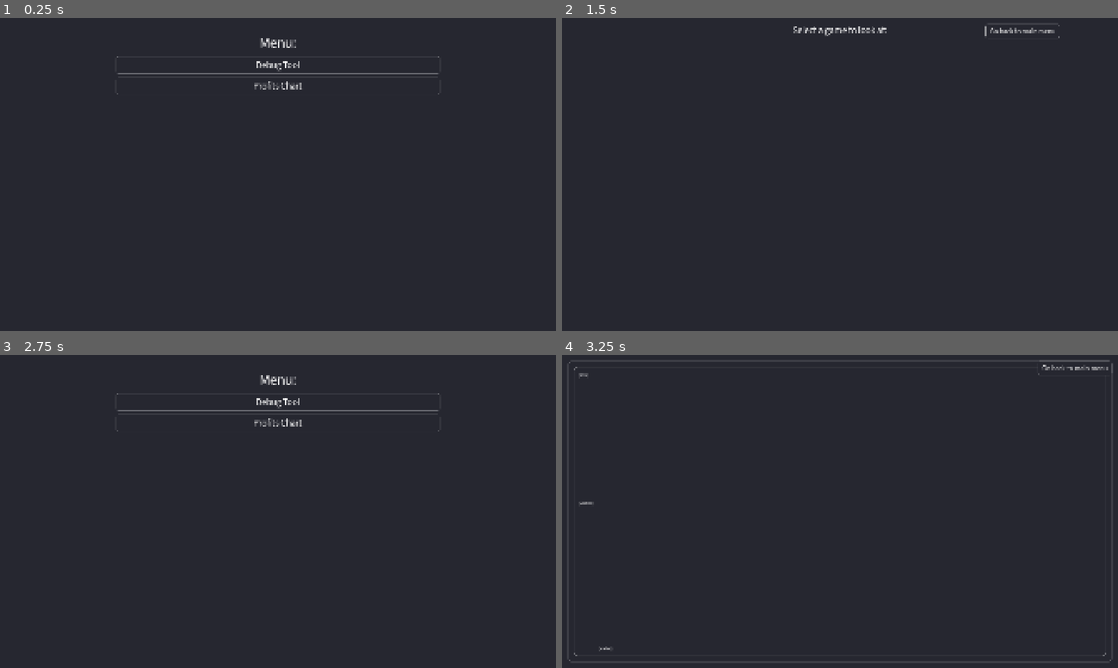
Above: before the commit, frames 1-4 (two rows, left to right).
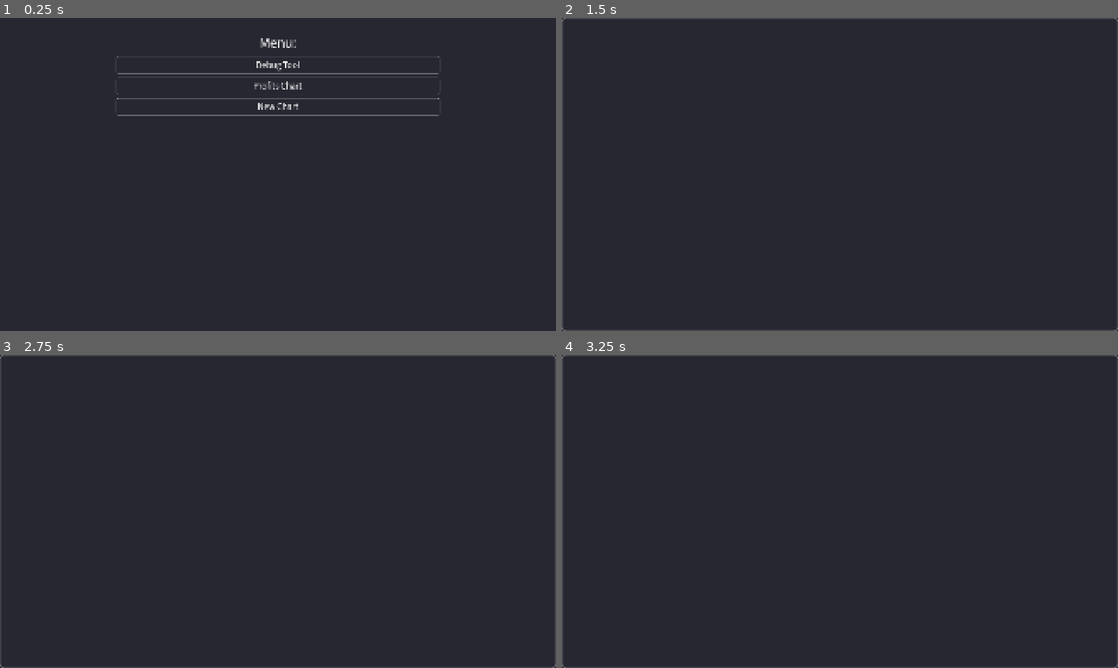
Above: after the commit, the same moments.

Repository: TaianRmos/are-ya-winamaxing-son
Game: Godot game, scene res://scenes/main_menu.tscn
Same seed, same stepped clock (60 frames per second), same inputs: the game is played once before the commit and once after it. This scene is started directly instead of the project's main scene.
Inputs (mouse positions are in pixels of both pictures, inside the frame that each line leads up to):
- Up to frame 1 (0.25 s): no input
- Up to frame 2 (1.5 s): click (840, 105) at 0.5 s, where only the run after the commit has a clickable "New Chart"; click (840, 64) at 1.25 s, where only the run before the commit has a clickable "Debug Tool"
- Up to frame 3 (2.75 s): click (461, 367) at 2 s, where only the run before the commit has a clickable "Go back to main menu"
- Up to frame 4 (3.25 s): click (840, 423) at 2.75 s, where only the run before the commit has a clickable "Profits Chart"

The runs differ from the first frame. In frame 1, 0.6% of the frame differs, in the area x 21-79%, y 25-32%; in frame 2, 1.7%; in frame 3, 2.0%, in the area x 0-100%, y 0-100%; in frame 4, 1.7%.

Commit message:
Finishing up the basic line chart

Diff:
--- a/chart_lib/chart.gd
+++ b/chart_lib/chart.gd
@@ -29,12 +29,21 @@
 @export_range(1, 100, 1, "or_greater", "suffix:px") var font_size: int = 12
 
 
-var data_x: Array[float] = [50, 50, -50, -50]
-var data_y: Array[float] = [50, -50, 50, -50]
-var data: Array = []
+var data_x: Array[float]
+var data_y: Array[float]
+var data: Array[Vector2] = []
 
 
 func _ready() -> void:
+	data_y = [0.0]
+	data_x = [0.0]
+	var cumulation: float = 0.0
+
+	for i in range(Globals.game_data.size()):
+		cumulation += Globals.game_data[i].get_profits()
+		data_y.append(cumulation)
+		data_x.append(i+1)
+
 	if data_x.size() != data_y.size():
 		push_error("X and Y axis have not the same amount of values.")
 
@@ -98,10 +107,6 @@
 			y_min = y_center_point - max_distance - offset
 			y_max = y_center_point + max_distance + offset
 
-	print("X axis: %s to %s" % [x_min, x_max])
-	print("Y axis: %s to %s" % [y_min, y_max])
-
-
 
 func point_to_pixel_coordinates(p: Vector2, node_size: Vector2) -> Vector2:
 	var rx = (p.x - x_min) / (x_max - x_min)
--- a/chart_lib/chart.tscn
+++ b/chart_lib/chart.tscn
@@ -4,6 +4,7 @@
 [ext_resource type="FontFile" uid="uid://32fooufdc6m0" path="res://assets/fonts/SourceSans3-Regular.ttf" id="2_w22t2"]
 [ext_resource type="Script" uid="uid://dw8kgsvp18j4b" path="res://chart_lib/grid_chart.gd" id="2_ygff7"]
 [ext_resource type="Script" uid="uid://vm8dsdlmao5a" path="res://chart_lib/scatter_chart.gd" id="4_w22t2"]
+[ext_resource type="Script" uid="uid://csdvlxliq3o4d" path="res://chart_lib/line_chart.gd" id="5_3pwww"]
 
 [node name="Chart" type="Control" unique_id=775673171]
 layout_mode = 3
@@ -13,10 +14,8 @@
 grow_horizontal = 2
 grow_vertical = 2
 script = ExtResource("1_frxxp")
-auto_set_x_axis = false
-x_axis_mode = 2
 auto_set_y_axis = false
-y_axis_mode = 2
+y_axis_mode = 1
 font = ExtResource("2_w22t2")
 
 [node name="Panel" type="Panel" parent="." unique_id=1470671275]
@@ -43,6 +42,10 @@
 layout_mode = 2
 script = ExtResource("2_ygff7")
 
+[node name="LineChart" type="Control" parent="MarginContainer" unique_id=416858306]
+layout_mode = 2
+script = ExtResource("5_3pwww")
+
 [node name="ScatterChart" type="Control" parent="MarginContainer" unique_id=115996695]
 layout_mode = 2
 script = ExtResource("4_w22t2")
--- /dev/null
+++ b/chart_lib/chart_function.gd
@@ -0,0 +1,20 @@
+class_name ChartFunction
+extends Control
+
+
+var chart: Chart
+
+
+func _ready() -> void:
+	chart = get_parent().get_parent() as Chart
+	var cumulative_profits: Array[float] = [0.0]
+	var x_axis: Array[float] = [0]
+	var cumulation: float = 0.0
+
+	for i in range(Globals.game_data.size()):
+		cumulation += Globals.game_data[i].get_profits()
+		cumulative_profits.append(cumulation)
+		x_axis.append(i+1)
+
+	chart.data_x = x_axis
+	chart.data_y = cumulative_profits
--- a/chart_lib/grid_chart.gd
+++ b/chart_lib/grid_chart.gd
@@ -14,25 +14,54 @@
 func _draw() -> void:
 	var x_axis_size: float = (chart.x_max - chart.x_min)
 	var y_axis_size: float = (chart.y_max - chart.y_min)
+	var x_grid_step: float = x_axis_size / chart.x_sections
+	var y_grid_step: float = y_axis_size / chart.y_sections
 
-	var x_grid_step: float = x_axis_size / chart.x_sections
-	for section_index in range(chart.x_sections + 1):
-		var x_line: float = chart.x_min + x_grid_step * section_index
-		draw_x_line(x_line)
+	# Drawing the X sections when centered
+	if not chart.auto_set_x_axis and chart.x_axis_mode == ChartUtils.AxisMode.CENTERED:
+		draw_x_line(chart.x_center_point)
+		for section_index in range(1, ceil(chart.x_sections / 2.0) + 1):
+			draw_x_line(chart.x_center_point + x_grid_step * section_index)
+			draw_x_line(chart.x_center_point - x_grid_step * section_index)
 
-	var y_grid_step: float = y_axis_size / chart.y_sections
-	for section_index in range(chart.y_sections + 1):
-		var y_line: float = chart.y_min + y_grid_step * section_index
-		draw_y_line(y_line)
+	# Drawing the X sections in the regular case
+	else:
+		for section_index in range(chart.x_sections + 1):
+			draw_x_line(chart.x_min + x_grid_step * section_index)
 
 
-func draw_x_line(x: float) -> void:
+	# Drawing the Y sections when centered
+	if not chart.auto_set_y_axis and chart.y_axis_mode == ChartUtils.AxisMode.CENTERED:
+		draw_y_line(chart.y_center_point)
+		for section_index in range(1, ceil(chart.y_sections / 2.0) + 1):
+			draw_y_line(chart.y_center_point + y_grid_step * section_index)
+			draw_y_line(chart.y_center_point - y_grid_step * section_index)
+
+	# Drawing the Y sections from top to bottom when it's necessary
+	elif not chart.auto_set_y_axis and chart.y_axis_mode == ChartUtils.AxisMode.ANCHORED \
+		 and chart.y_anchor_position == ChartUtils.AnchorPosition.TOP:
+		for section_index in range(chart.y_sections + 1):
+			draw_y_line(chart.y_max - y_grid_step * section_index)
+
+	# Drawing the Y sections in the regular case
+	else:
+		for section_index in range(chart.y_sections + 1):
+			draw_y_line(chart.y_min + y_grid_step * section_index)
+
+	# Drawing the border
+	draw_x_line(chart.x_min)
+	draw_x_line(chart.x_max)
+	draw_y_line(chart.y_min)
+	draw_y_line(chart.y_max)
+
+
+func draw_x_line(x: float, color: Color = Color.WHITE) -> void:
 	var p1: Vector2 = chart.point_to_pixel_coordinates(Vector2(x, chart.y_min), size)
 	var p2: Vector2 = chart.point_to_pixel_coordinates(Vector2(x, chart.y_max), size)
 	draw_line(
 		p1 - Vector2(0, -grid_offset),
 		p2 + Vector2(0, -grid_offset),
-		Color.WHITE
+		color
 	)
 	draw_string_aligned(
 		chart.font,
@@ -43,13 +72,13 @@
 	)
 
 
-func draw_y_line(y: float) -> void:
+func draw_y_line(y: float, color: Color = Color.WHITE) -> void:
 	var p1: Vector2 = chart.point_to_pixel_coordinates(Vector2(chart.x_min, y), size)
 	var p2: Vector2 = chart.point_to_pixel_coordinates(Vector2(chart.x_max, y), size)
 	draw_line(
 		p1 - Vector2(grid_offset, 0),
 		p2 + Vector2(grid_offset, 0),
-		Color.WHITE
+		color
 	)
 	draw_string_aligned(
 		chart.font,
--- /dev/null
+++ b/chart_lib/line_chart.gd
@@ -0,0 +1,18 @@
+class_name LineChart
+extends Control
+
+
+var chart: Chart
+
+
+func _ready() -> void:
+	chart = get_parent().get_parent() as Chart
+
+
+func _draw() -> void:
+	for i in range(chart.data.size() - 1):
+		draw_line(
+			chart.point_to_pixel_coordinates(chart.data[i], size),
+			chart.point_to_pixel_coordinates(chart.data[i+1], size),
+			Color.BLUE_VIOLET
+		)
--- a/chart_lib/scatter_chart.gd
+++ b/chart_lib/scatter_chart.gd
@@ -11,4 +11,4 @@
 
 func _draw() -> void:
 	for point in chart.data:
-		draw_circle(chart.point_to_pixel_coordinates(point, size), 5.0, Color.RED)
+		draw_circle(chart.point_to_pixel_coordinates(point, size), 5.0, Color.BLUE_VIOLET)
--- a/scenes/main_menu.gd
+++ b/scenes/main_menu.gd
@@ -3,6 +3,7 @@
 
 @export_file_path("*.tscn") var debug_scene_path: String
 @export_file_path("*.tscn") var profit_chart_scene_path: String
+@export_file_path("*.tscn") var new_chart_scene_path: String
 
 
 func _on_go_to_debug_pressed() -> void:
@@ -11,3 +12,7 @@
 
 func _on_go_to_profits_pressed() -> void:
 	get_tree().change_scene_to_file(profit_chart_scene_path)
+
+
+func _on_go_to_new_chart_pressed() -> void:
+	get_tree().change_scene_to_file(new_chart_scene_path)
--- a/scenes/main_menu.tscn
+++ b/scenes/main_menu.tscn
@@ -15,6 +15,7 @@
 script = ExtResource("1_l6cm7")
 debug_scene_path = "res://scenes/debug.tscn"
 profit_chart_scene_path = "res://charts/area_chart.tscn"
+new_chart_scene_path = "res://chart_lib/chart.tscn"
 
 [node name="MarginContainer" type="MarginContainer" parent="." unique_id=81999947]
 layout_mode = 1
@@ -48,5 +49,11 @@
 theme_override_font_sizes/font_size = 32
 text = "Profits Chart"
 
+[node name="GoToNewChart" type="Button" parent="MarginContainer/VBoxContainer" unique_id=191949312]
+layout_mode = 2
+theme_override_font_sizes/font_size = 32
+text = "New Chart"
+
 [connection signal="pressed" from="MarginContainer/VBoxContainer/GoToDebug" to="." method="_on_go_to_debug_pressed"]
 [connection signal="pressed" from="MarginContainer/VBoxContainer/GoToProfits" to="." method="_on_go_to_profits_pressed"]
+[connection signal="pressed" from="MarginContainer/VBoxContainer/GoToNewChart" to="." method="_on_go_to_new_chart_pressed"]
Not shown, added: chart_lib/chart_function.gd.uid
Not shown, added: chart_lib/line_chart.gd.uid
